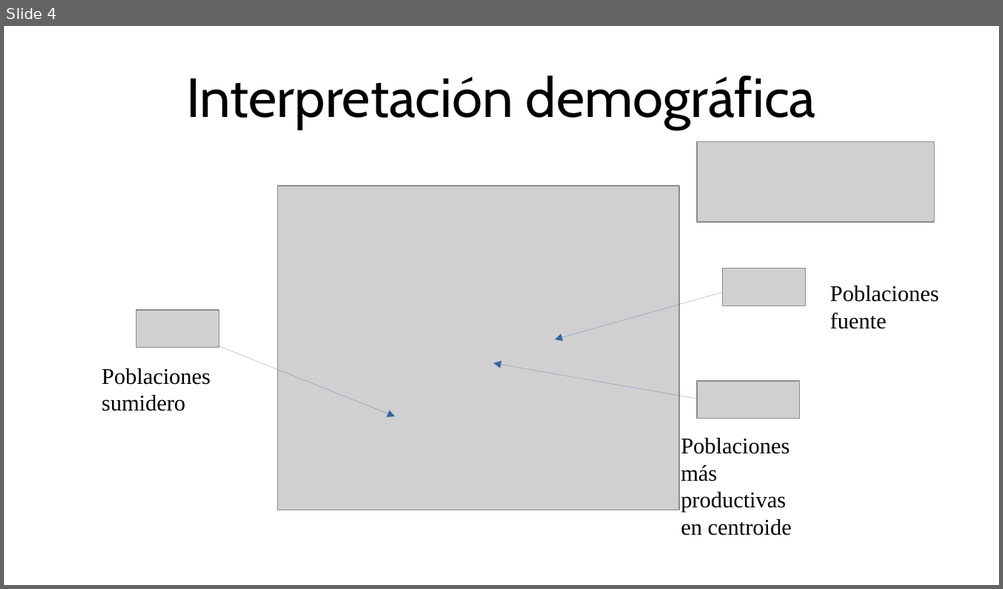
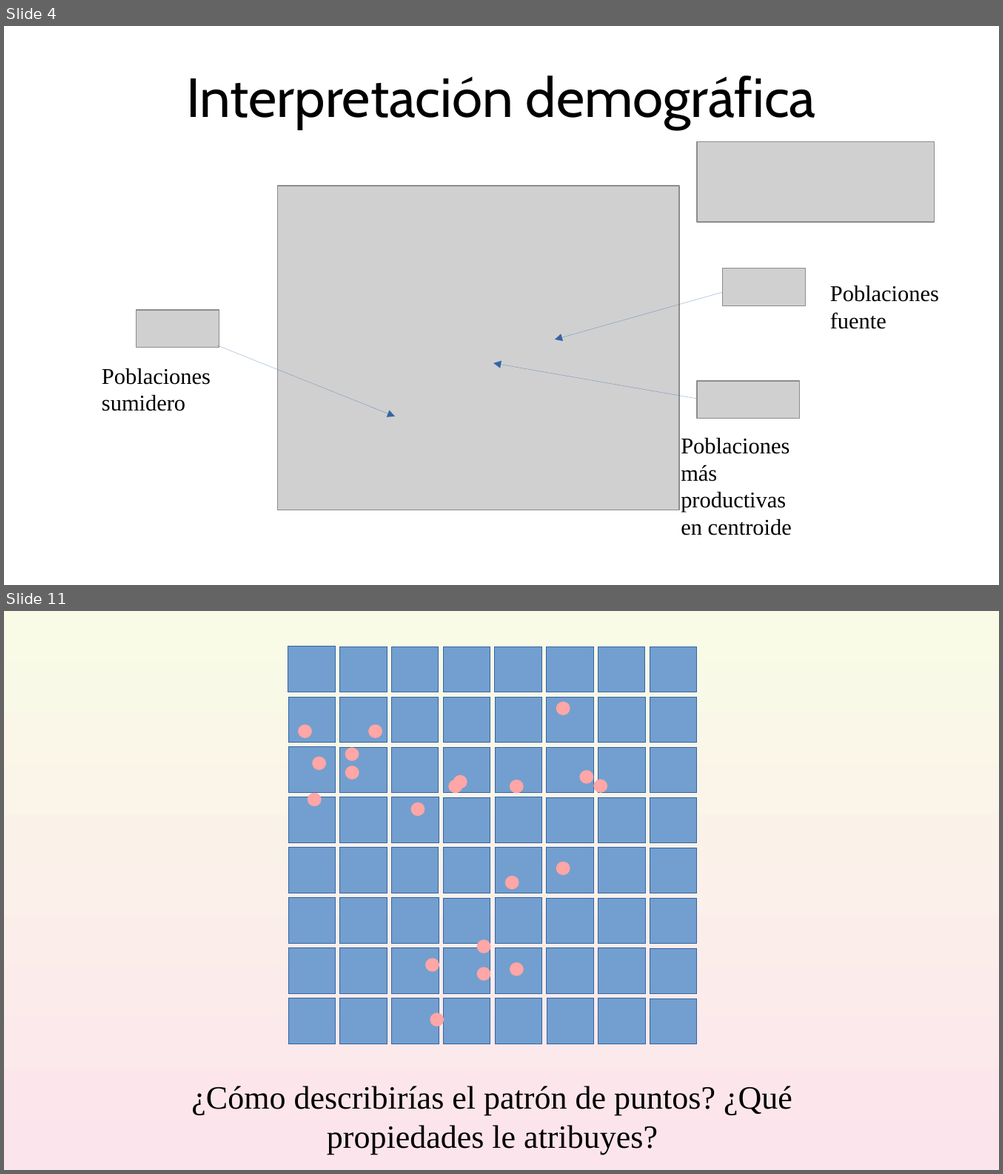
Before and after one commit to gerardommc/Ecologia-Teorica-II, a slide deck: Nicho/Caso-correlativo.odp. Shown one above the other, each under a label of ours: slide 4 before the commit, slides 4 and 11 after it; the slides between them are not shown. The pictures are 1003x589 and 1003x1174 pixels, drawn with LibreOffice and Linux fonts; fonts in the diff are those of the drawing; grey boxes stand for pictures. Boxes give left, top, right and bottom in pixels: in the first picture for what was removed or moved away, otherwise in the second. Text is boxed around its words. In the diff, an @@ line names an element or a change of style, - is before the commit and + after.

```diff
--- a/Nicho/Caso-correlativo.odp
+++ b/Nicho/Caso-correlativo.odp
@@ slide 11 added at bbox=[4, 611, 999, 1170], background gradient #F9FBE7 to #FCE4EC @@
@@ group added at bbox=[288, 647, 697, 1045]: 64 rectangles, 20 ellipses @@
@@ text added at bbox=[191, 1086, 792, 1156], 26 pt, text #000000 @@
+¿Cómo describirías el patrón de puntos? ¿Qué propiedades le atribuyes?
```
Also in this commit, not shown: 27 slides changed, 4 other slides added, 2 other files.
